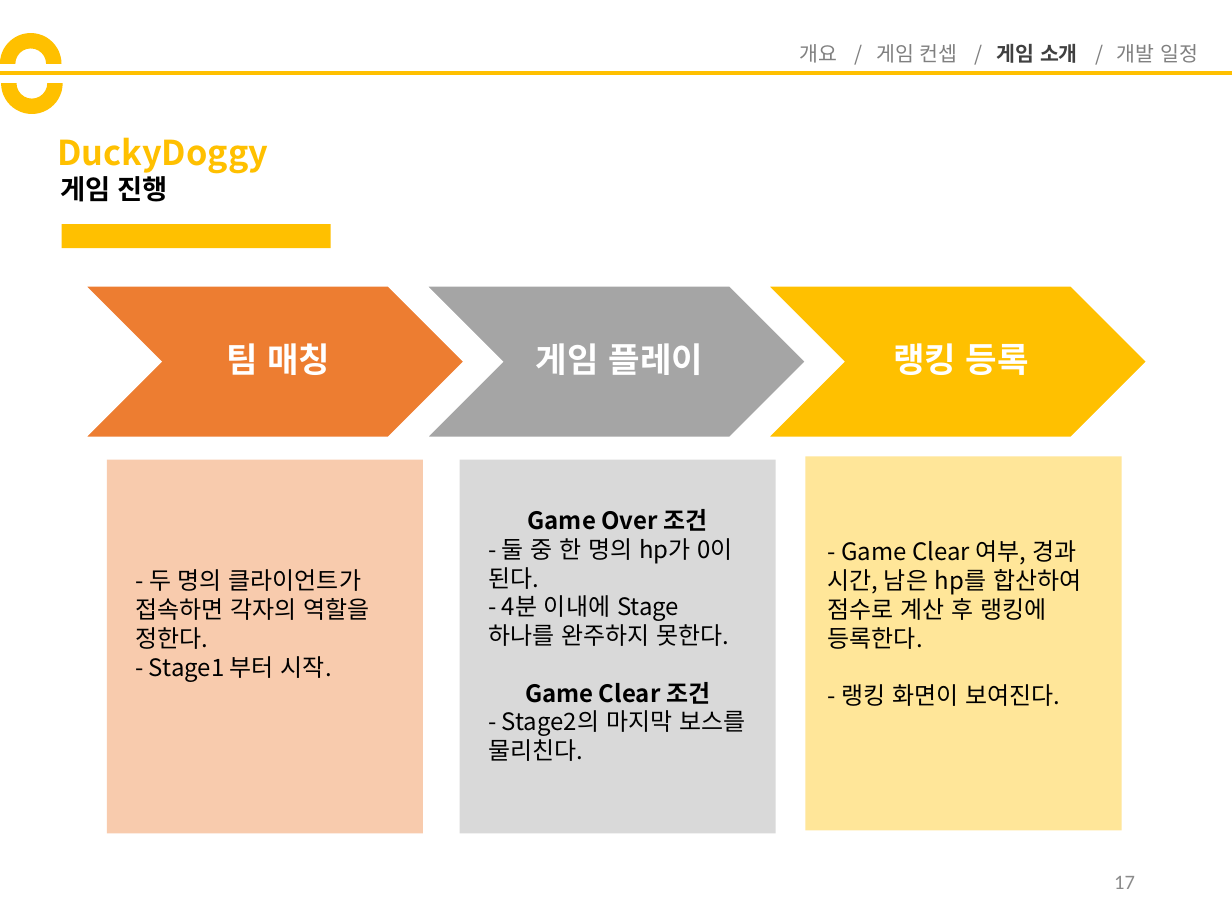
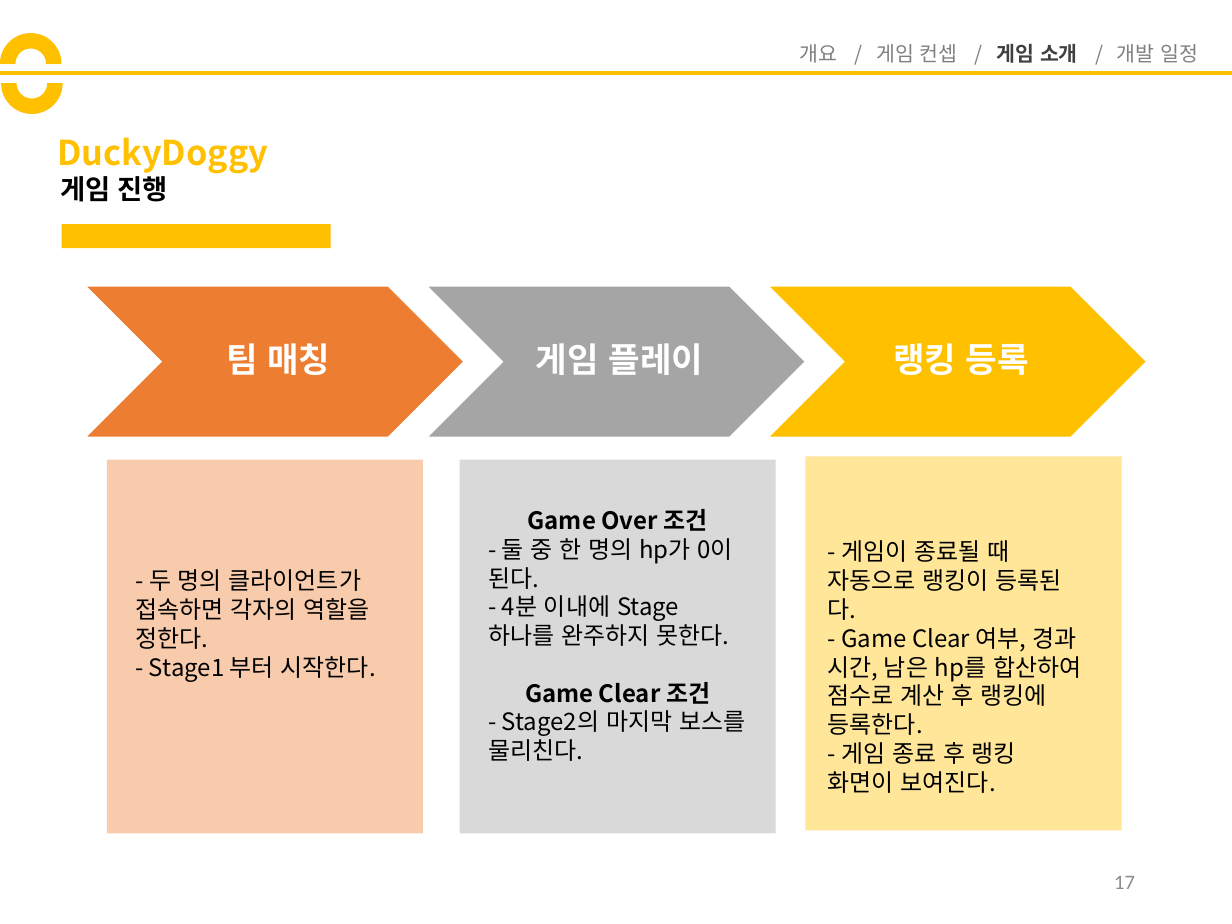
Before and after one commit to codnsj81/HuffAndPuff, a slide deck: slide 17 of 기획 문서/DuckyDoggy_기획서.pptx. Drawn at 1232x924 pixels with LibreOffice and Linux fonts; fonts in the diff are those of the drawing. Boxes give left, top, right and bottom in pixels: in the first picture for what was removed or moved away, otherwise in the second. Text is boxed around its words. In the diff, an @@ line names an element or a change of style, - is before the commit and + after.

```diff
--- a/기획 문서/DuckyDoggy_기획서.pptx
+++ b/기획 문서/DuckyDoggy_기획서.pptx
@@ text at bbox=[828, 540, 1062, 620]: paragraph added @@
+- 게임이 종료될 때 자동으로 랭킹이 등록된다.
@@ text at bbox=[149, 656, 376, 682]: text changed @@
-- Stage1 부터 시작.
+- Stage1 부터 시작한다.
@@ text at bbox=[828, 742, 1016, 793]: text changed @@
-- 랭킹 화면이 보여진다.
+- 게임 종료 후 랭킹 화면이 보여진다.
```
Also in this commit, not shown: 5 other slides changed, 1 slide added.
